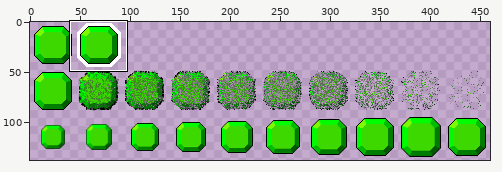
Two versions of one sprite sheet, resources/greengem.png. The first picture is a wide view before the edit; the outline marks the close-up.
Close-up. Before:
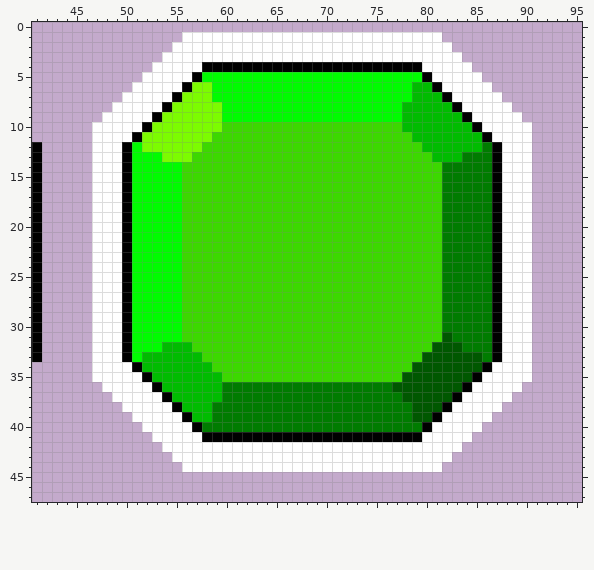
The file is 460x138 pixels. Pixels under 10% opacity are left out. Colours within 5 levels of each other are drawn and written as one. Shown: x 41..95, y 0..47.
And afterwards:
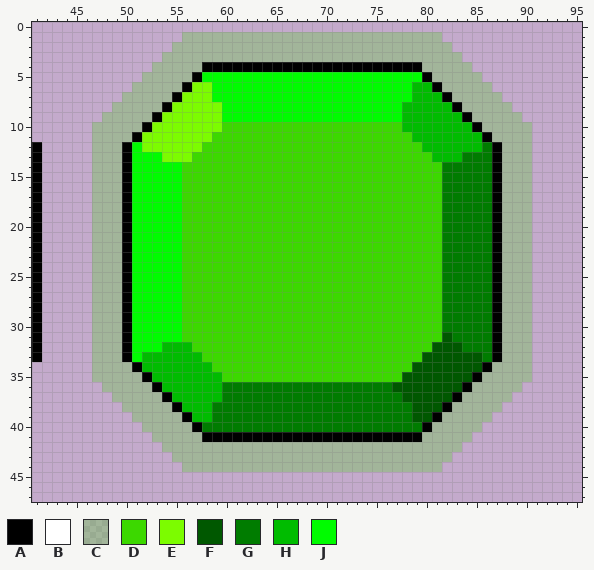
Palette (. is transparent): A #000000  B #ffffff  C #3cd8003f  D #3cd800  E #7cfc00  F #005800  G #007c00  H #00bc00  J #00fc00
Diff:
Changed rows in their new state; - is an unchanged pixel.
first column x 47:
 1 ---------CCCCCCCCCCCCCCCCCCCCCCCCCC---------
 2 --------CCCCCCCCCCCCCCCCCCCCCCCCCCCC--------
 3 -------CCCCCCCCCCCCCCCCCCCCCCCCCCCCCC-------
 4 ------CCCCC----------------------CCCCC------
 5 -----CCCCC------------------------CCCCC-----
 6 ----CCCCC--------------------------CCCCC----
 7 ---CCCCC----------------------------CCCCC---
 8 --CCCCC------------------------------CCCCC--
 9 -CCCCC--------------------------------CCCCC-
10 CCCCC----------------------------------CCCCC
11 CCCC------------------------------------CCCC
12 CCC--------------------------------------CCC
13 CCC--------------------------------------CCC
14 CCC--------------------------------------CCC
15 CCC--------------------------------------CCC
16 CCC--------------------------------------CCC
17 CCC--------------------------------------CCC
18 CCC--------------------------------------CCC
19 CCC--------------------------------------CCC
20 CCC--------------------------------------CCC
21 CCC--------------------------------------CCC
22 CCC--------------------------------------CCC
23 CCC--------------------------------------CCC
24 CCC--------------------------------------CCC
25 CCC--------------------------------------CCC
26 CCC--------------------------------------CCC
27 CCC--------------------------------------CCC
28 CCC--------------------------------------CCC
29 CCC--------------------------------------CCC
30 CCC--------------------------------------CCC
31 CCC--------------------------------------CCC
32 CCC--------------------------------------CCC
33 CCC--------------------------------------CCC
34 CCCC------------------------------------CCCC
35 CCCCC----------------------------------CCCCC
36 -CCCCC--------------------------------CCCCC-
37 --CCCCC------------------------------CCCCC--
38 ---CCCCC----------------------------CCCCC---
39 ----CCCCC--------------------------CCCCC----
40 -----CCCCC------------------------CCCCC-----
41 ------CCCCC----------------------CCCCC------
42 -------CCCCCCCCCCCCCCCCCCCCCCCCCCCCCC-------
43 --------CCCCCCCCCCCCCCCCCCCCCCCCCCCC--------
44 ---------CCCCCCCCCCCCCCCCCCCCCCCCCC---------
Changed places in both close-ups, as pixel boxes (x1, y1, x2, y2):
changed: (92, 32, 532, 472)
